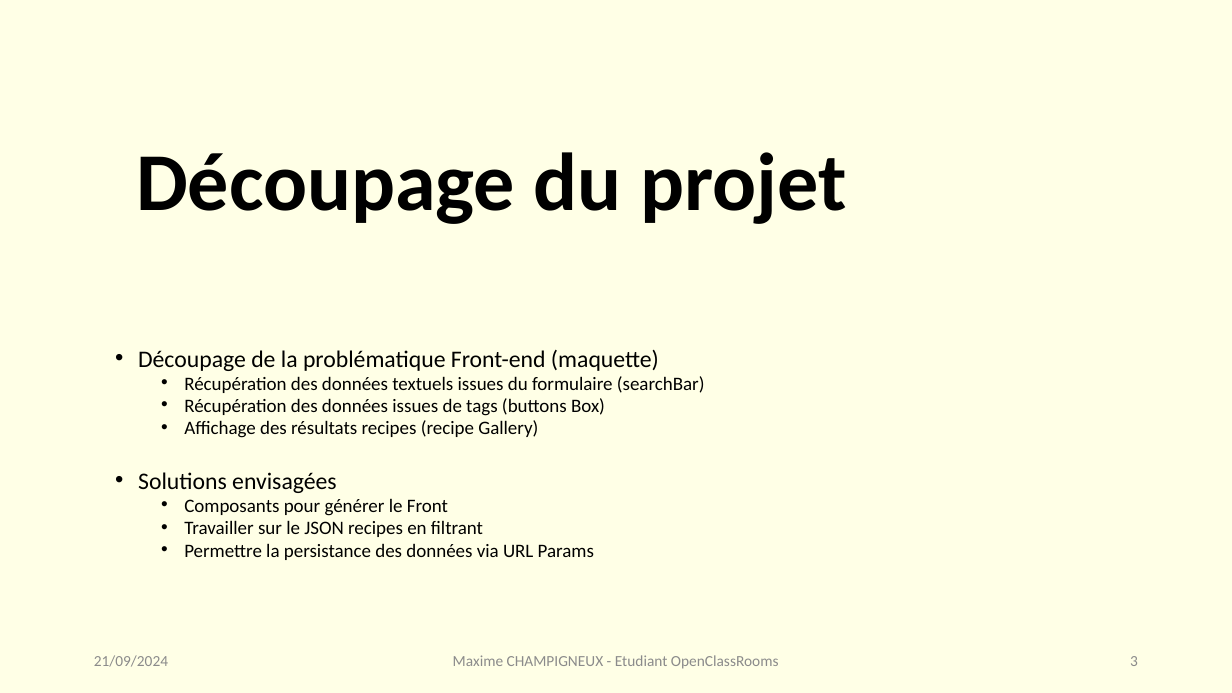
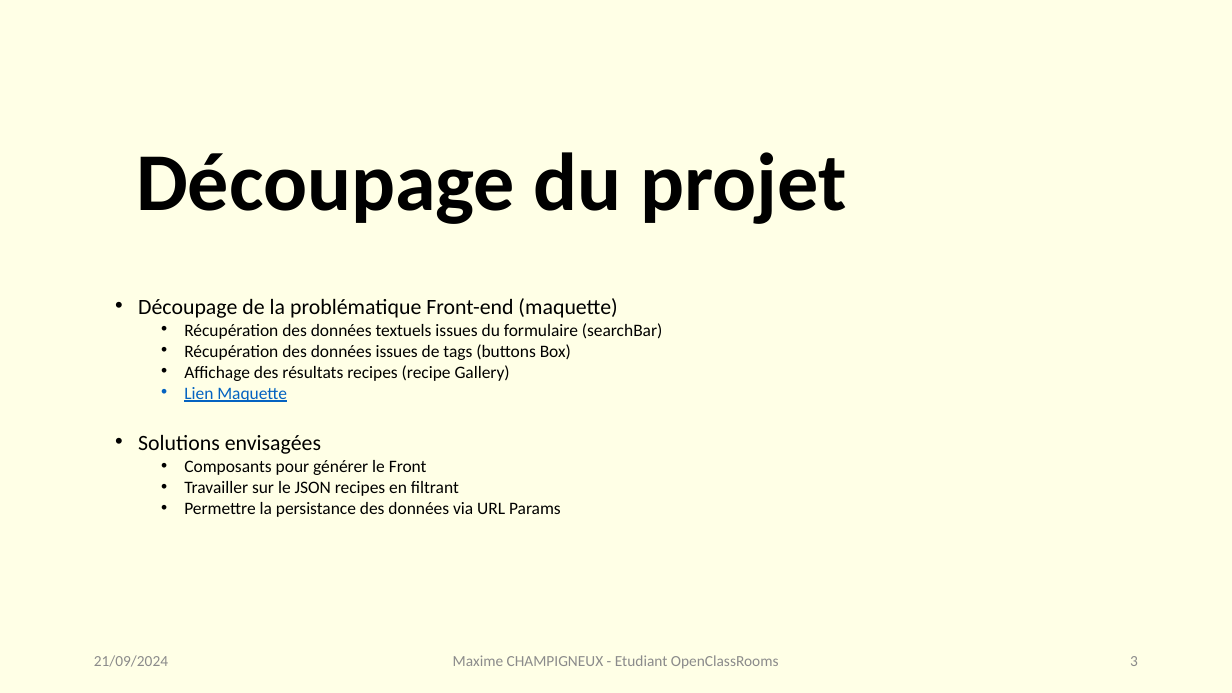
Before and after one commit to MaximeC31/LesPetitsPlats-javascript, a slide deck: slide 3 of assets/docs/presentation-petits-plats.pptx. Drawn at 1232x693 pixels with LibreOffice and Linux fonts; fonts in the diff are those of the drawing. Boxes give left, top, right and bottom in pixels: in the first picture for what was removed or moved away, otherwise in the second. Text is boxed around its words. In the diff, an @@ line names an element or a change of style, - is before the commit and + after.

```diff
--- a/assets/docs/presentation-petits-plats.pptx
+++ b/assets/docs/presentation-petits-plats.pptx
@@ text "Découpage de la problématique Front-end ...": place and size @@
-text "Découpage de la problématique Front-end ..." at (138, 350, 705, 560)
+text "Découpage de la problématique Front-end ..." at (138, 298, 663, 517)
@@ text at (138, 298, 663, 517): size 18.5 to 17 pt in "Découpage de la problématique Front-end (maquette)", "Solutions envisagées"; size 14.8 to 13.6 pt in "Récupération des données textuels issues du formulaire ...", "Récupération des données issues de tags (buttons ...", "Affichage des résultats recipes (recipe Gallery)", "Composants pour générer le Front" and 2 more places @@
@@ text at (184, 387, 287, 402): paragraph added @@
+  • Lien Maquette
```
Also in this commit, not shown: 2 other slides changed, 4 other files.
